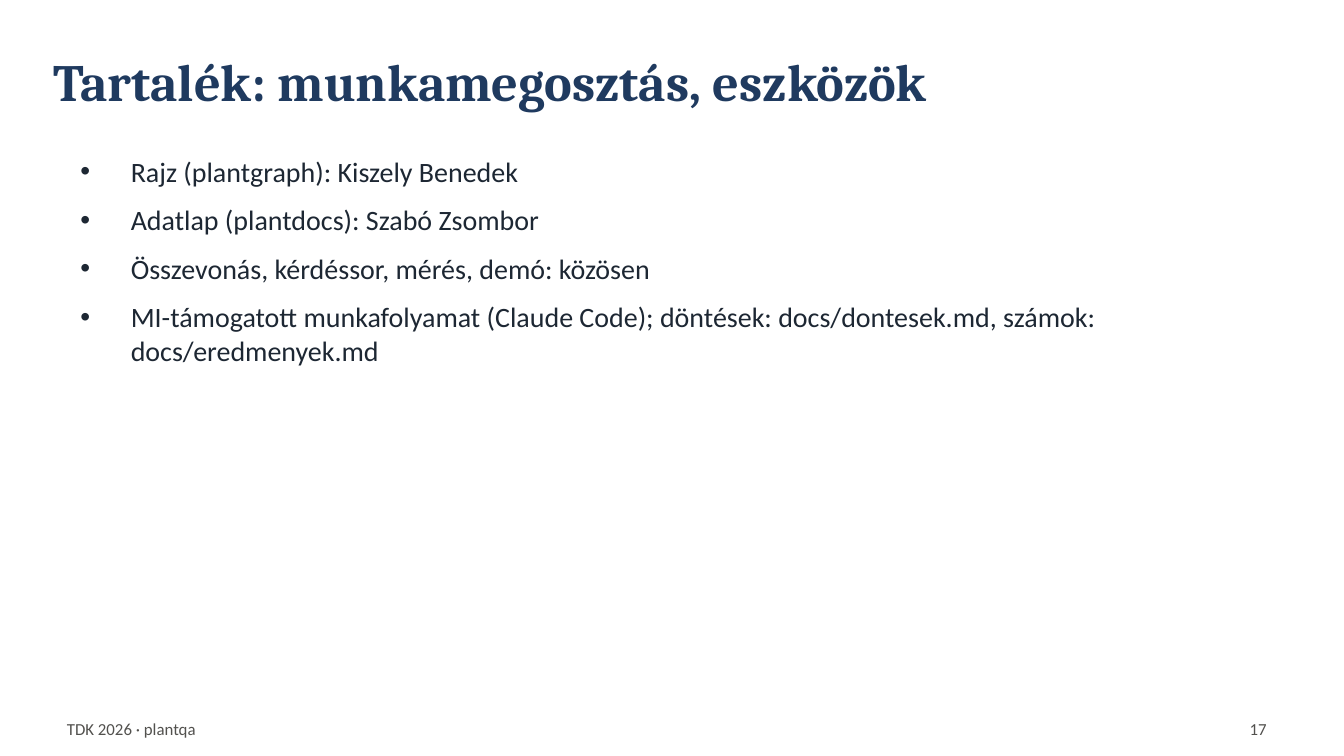
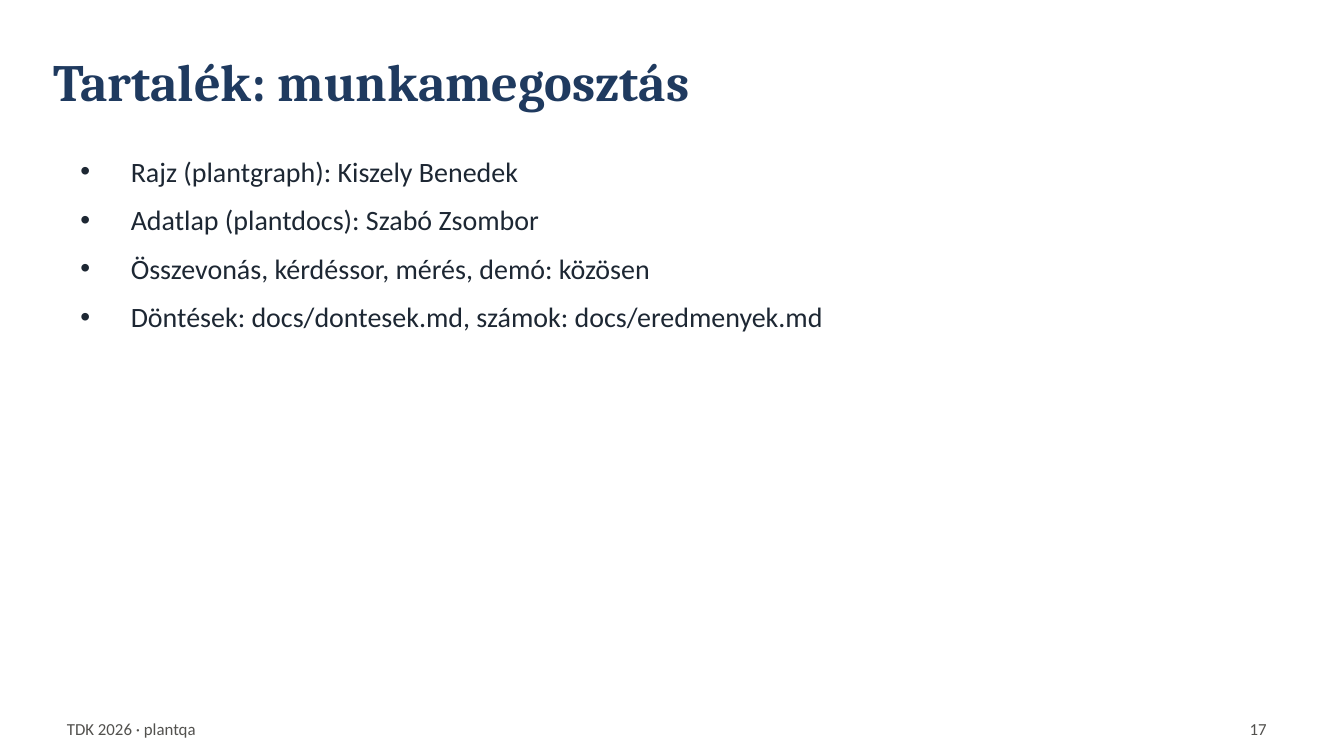
Before and after one commit to Pifu69/plantqa, a slide deck: slide 17 of eloadas/eloadas.pptx. Drawn at 1344x756 pixels with LibreOffice and Linux fonts; fonts in the diff are those of the drawing. Boxes give left, top, right and bottom in pixels: in the first picture for what was removed or moved away, otherwise in the second. Text is boxed around its words. In the diff, an @@ line names an element or a change of style, - is before the commit and + after.

Commit message:
Remove the AI-workflow statement from thesis and slides; method facts kept with model names

```diff
--- a/eloadas/eloadas.pptx
+++ b/eloadas/eloadas.pptx
@@ text at (54, 63, 690, 113): text changed @@
-Tartalék: munkamegosztás, eszközök
+Tartalék: munkamegosztás
@@ text at (131, 307, 823, 332): text changed @@
-• MI-támogatott munkafolyamat (Claude Code); döntések: docs/dontesek.md, számok: docs/eredmenyek.md
+• Döntések: docs/dontesek.md, számok: docs/eredmenyek.md
```
Also in this commit, not shown: 4 other files.
